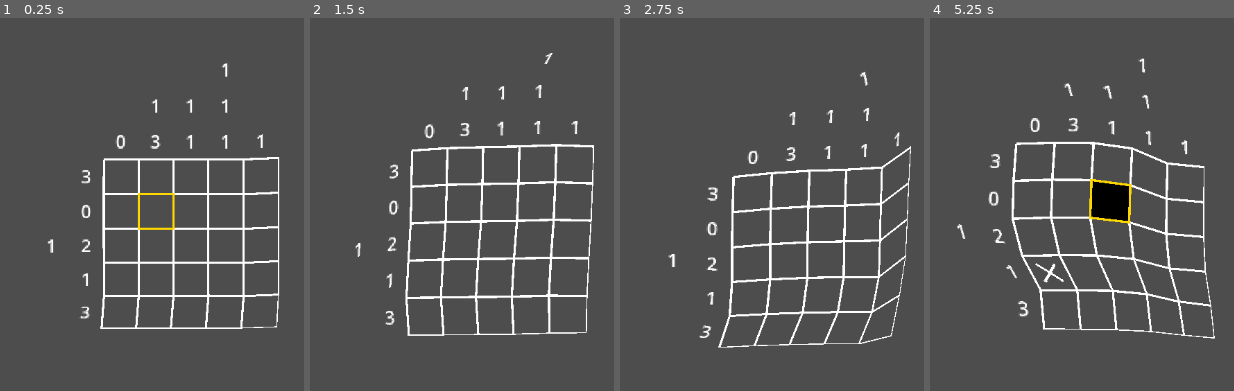
Above: before the commit, frames 1-4 (left to right).
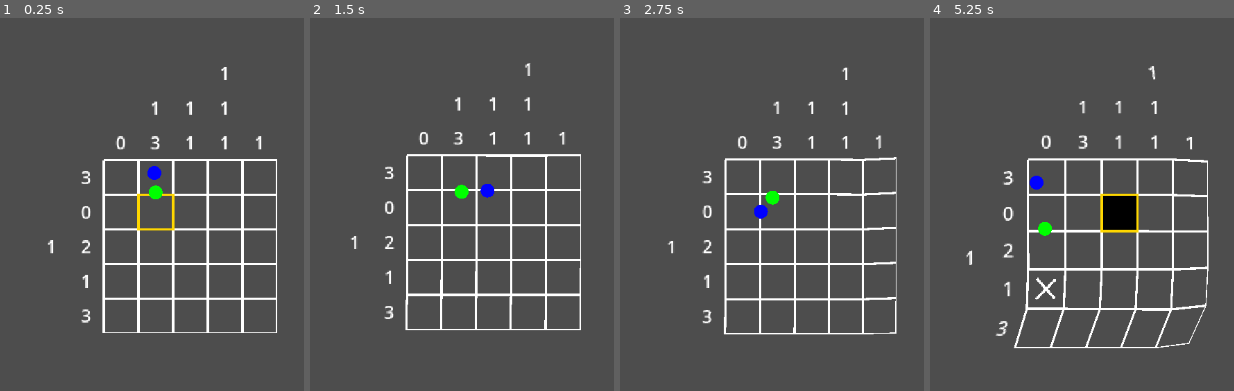
Above: after the commit, the same moments.

Repository: kennethbchen/Medical-Malpicross-Game
Game: Godot game, scene res://scenes/game.tscn
The game is run twice, just before and just after one commit, with the same random seed, the same clock (stepped at 60 frames per second) and the same inputs.
Inputs (mouse positions are in pixels of both pictures, inside the frame that each line leads up to):
- Up to frame 1 (0.25 s): no input
- Up to frame 2 (1.5 s): move the mouse to (outside the picture) at 0.52 s; press the mouse at (outside the picture) at 0.53 s; move the mouse to (outside the picture) at 1.27 s; release the mouse at (outside the picture) at 1.28 s; right-click (outside the picture) at 1.35 s
- Up to frame 3 (2.75 s): move the mouse to (857, 107) at 2.02 s; press the mouse at (857, 107) at 2.03 s
- Up to frame 4 (5.25 s): move the mouse to (1045, 294) at 2.77 s; release the mouse at (1045, 294) at 2.78 s; right-click (1045, 294) at 2.85 s; move the mouse to (outside the picture) at 3.52 s; press the mouse at (outside the picture) at 3.53 s; move the mouse to (outside the picture) at 4.27 s; release the mouse at (outside the picture) at 4.28 s; right-click (outside the picture) at 4.35 s; move the mouse to (1127, 204) at 5.02 s; press the mouse at (1127, 204) at 5.03 s

The runs differ from the first frame. In frame 1, 5.5% of the frame differs, in the area x 15-93%, y 12-85%; in frame 2, 9.3%; in frame 3, 9.8%; in frame 4, 12%, in the area x 8-94%, y 10-89%.

Commit message:
Removed flesh oscillation, added jerk response to input

Diff:
--- a/scenes/game.tscn
+++ b/scenes/game.tscn
@@ -8,14 +8,14 @@
 [ext_resource type="Script" uid="uid://cdsemgxjyhjng" path="res://scripts/cursor.gd" id="6_p57ef"]
 [ext_resource type="Script" uid="uid://dih8wwvotb5tk" path="res://scripts/puzzle_drawer.gd" id="7_u5sy4"]
 
+[sub_resource type="ViewportTexture" id="ViewportTexture_iywne"]
+viewport_path = NodePath("PuzzleController/PuzzleViewport")
+
 [sub_resource type="FastNoiseLite" id="FastNoiseLite_u5sy4"]
 seed = 3
 
 [sub_resource type="FastNoiseLite" id="FastNoiseLite_gee14"]
 seed = 16
-
-[sub_resource type="ViewportTexture" id="ViewportTexture_iywne"]
-viewport_path = NodePath("PuzzleController/PuzzleViewport")
 
 [node name="Game" type="Node2D"]
 
@@ -26,19 +26,20 @@
 position = Vector2(575, 309)
 script = ExtResource("1_yqjtg")
 
-[node name="FleshSim" type="Node2D" parent="PuzzleController"]
-script = ExtResource("2_u5sy4")
-x_noise = SubResource("FastNoiseLite_u5sy4")
-y_noise = SubResource("FastNoiseLite_gee14")
-noise_influence = 0.5
-oscillation_influence = 0.0
-hide_fixed = false
-metadata/_edit_group_ = true
-
 [node name="GridMesh2D" type="MeshInstance2D" parent="PuzzleController"]
 texture = SubResource("ViewportTexture_iywne")
 script = ExtResource("4_lbhrr")
 metadata/_custom_type_script = ExtResource("4_lbhrr")
+
+[node name="FleshSim" type="Node2D" parent="PuzzleController"]
+script = ExtResource("2_u5sy4")
+draw_offsets = true
+x_noise = SubResource("FastNoiseLite_u5sy4")
+y_noise = SubResource("FastNoiseLite_gee14")
+noise_influence = 0.0
+noise_speed = 4.0
+hide_fixed = false
+metadata/_edit_group_ = true
 
 [node name="PuzzleViewport" type="SubViewport" parent="PuzzleController"]
 disable_3d = true
--- a/scripts/simulation/flesh_sim.gd
+++ b/scripts/simulation/flesh_sim.gd
@@ -2,7 +2,10 @@
 
 var drag: bool = false
 
-@export_group("Movement")
+@export var draw_offsets: bool = false
+
+@export_group("Movement Normal")
+
 @export_subgroup("Avoidance")
 @export_range(0.0, 1.0, 0.1) var avoidance_influence: float = 1.0
 @export var avoidance_intensity: float = 32
@@ -15,17 +18,26 @@
 @export var noise_speed: float = 15
 @export var noise_amplitude: float = 164
 
-@export_subgroup("Oscillation")
-@export_range(0.0, 1.0, 0.1) var oscillation_influence: float = 1.0
-@export var oscillation_amplitude: float = 64
-@export var oscillation_speed: float = 2
+@export_group("Trauma")
+# https://kidscancode.org/godot_recipes/3.x/2d/screen_shake/index.html
+# https://www.youtube.com/watch?v=tu-Qe66AvtY
 
-@export_group("Trauma")
-@export var trauma_decay: float = 0.7
+@export var trauma_decay: float = 0.1
 
 @export var trauma_power: float = 2
 
+var trauma: float = 0
+var min_trauma: float = 0
+
+var shock_direction: float = 1.0
+
+var target_fixed_point_offset: Vector2
+
+var input_size: Vector2i
+
 func init(puzzle: Puzzle, sim_columns: int, sim_rows: int, cell_size: float) -> void:
+
+	input_size = puzzle.input_size
 
 	generate_point_grid(sim_columns, sim_rows, cell_size)
 	puzzle.input_value_changed.connect(_on_puzzle_input_changed)
@@ -36,23 +48,42 @@
 	elif event.is_action_released("debug_click"):
 		drag = false
 
+func _process(delta: float) -> void:
+
+	if trauma > min_trauma:
+		trauma = clamp(trauma, min_trauma, trauma - trauma_decay * delta)
+
 func _physics_process(delta: float) -> void:
 	super(delta)
 
-	var avoidance_contribution = -(get_global_mouse_position() - global_position).normalized() * avoidance_intensity
+	var trauma_influence: float = pow(trauma, trauma_power)
 
-	var noise_contribution = Vector2(x_noise.get_noise_1d(Time.get_ticks_msec() / 1000.0 * noise_speed), \
-		y_noise.get_noise_1d(Time.get_ticks_msec() / 1000.0 * noise_speed
-	)) * noise_amplitude * noise_influence
+	var avoid_intensity: float = lerp(avoidance_intensity, avoidance_intensity * 3.112, trauma_influence)
+	var avoidance_contribution = -(get_global_mouse_position() - global_position).normalized() * avoid_intensity
 
-	var oscillation_contribution: Vector2 = Vector2(sin(Time.get_ticks_msec() / 1000.0 * oscillation_speed) * oscillation_amplitude, 0)
+	var noi_speed: float = lerp(noise_speed, 10.0, trauma_power)
+	var noi_amplitude: float = lerp(noise_amplitude, noise_amplitude * 1.252, trauma_power)
 
-	var target = (avoidance_contribution * avoidance_influence) + \
-				 (noise_contribution * noise_influence) + \
-				 (oscillation_contribution * oscillation_influence)
+	var noise_contribution = Vector2(x_noise.get_noise_1d(Time.get_ticks_msec() / 1000.0 * noi_speed), \
+		y_noise.get_noise_1d(Time.get_ticks_msec() / 1000.0 * noi_speed
+	)) * noi_amplitude
 
-	fixed_point_offset = lerp(fixed_point_offset, target, 1 - exp(-20 * delta))
+	target_fixed_point_offset = (avoidance_contribution * avoidance_influence) + \
+				 (noise_contribution * noise_influence)
+
+
+	fixed_point_offset = lerp(fixed_point_offset, target_fixed_point_offset, 1 - exp(-0.5 * delta))
 
 func _on_puzzle_input_changed(cell: Puzzle.InputCell, row: int, col: int) -> void:
 	if cell.player_input == Puzzle.INPUT_TYPE.COLORED:
-		print("ow")
+		trauma = clamp(trauma + 0.8, min_trauma, 1.0)
+
+		# Jerk in the opposite direciton
+		fixed_point_offset = -fixed_point_offset.normalized() * 80
+
+func _draw() -> void:
+	super()
+
+	if not draw_offsets: return
+	draw_circle(fixed_point_offset, 10, Color.GREEN)
+	draw_circle(target_fixed_point_offset, 10, Color.BLUE)
--- a/scripts/simulation/point_grid.gd
+++ b/scripts/simulation/point_grid.gd
@@ -61,7 +61,7 @@
 
 				if not point_b: continue
 
-				var constraint = PointMassSim.SpringConstraint.new(point, point_b, -1, 100, 50)
+				var constraint = PointMassSim.SpringConstraint.new(point, point_b, -1, 200, 50)
 				constraints.append(constraint)
 
 func _process(delta: float) -> void:
